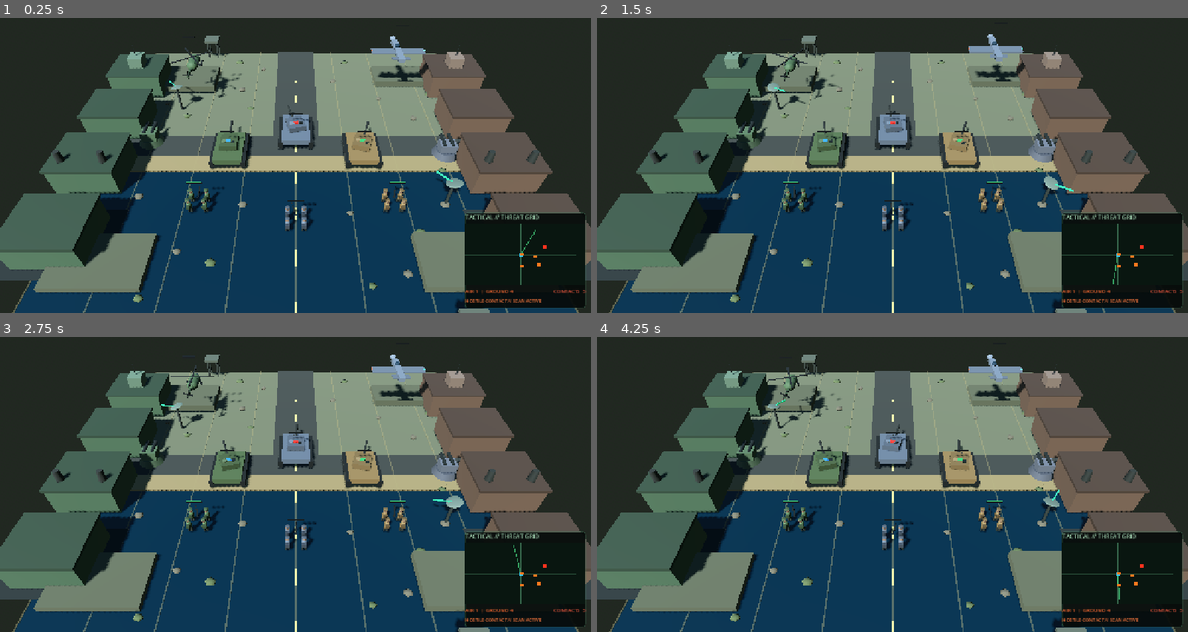
Above: before the commit, frames 1-4 (two rows, left to right).
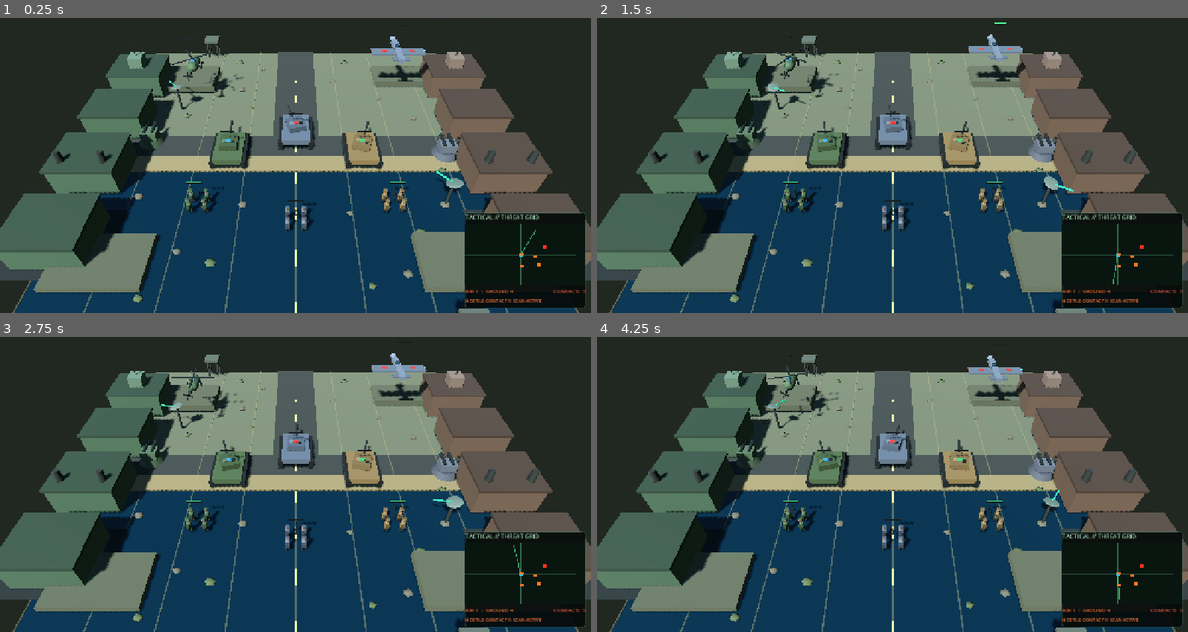
Above: after the commit, the same moments.

Repository: Jamalalbaroty/storm-generals-mobil
Game: Godot game, scene res://prototype_3d/battlefield_3d.tscn
Same seed, same stepped clock (60 frames per second), same inputs: the game is played once before the commit and once after it. This scene is started directly instead of the project's main scene.
Inputs (mouse positions are in pixels of both pictures, inside the frame that each line leads up to):
- Up to frame 1 (0.25 s): no input
- Up to frame 2 (1.5 s): move the mouse to (1022, 130) at 0.52 s; click (1022, 130) at 0.67 s; drag from (774, 162) to (862, 212) at 1.27 s
- Up to frame 3 (2.75 s): move the mouse to (354, 393) at 2.02 s; click (354, 393) at 2.17 s
- Up to frame 4 (4.25 s): drag from (862, 531) to (715, 416) at 2.77 s; move the mouse to (1069, 516) at 3.52 s; click (1069, 516) at 3.67 s

The runs differ from the first frame. In frame 1, 0.3% of the frame differs, in the area x 29-72%, y 6-27%; in frame 2, 0.3%; in frame 3, 0.4%, in the area x 28-73%, y 5-28%; in frame 4, 0.4%.

Commit message:
Add faction insignias to aircraft and naval units

Diff:
--- a/prototype_3d/battlefield_3d.gd
+++ b/prototype_3d/battlefield_3d.gd
@@ -469,6 +469,7 @@
 
 	var hull := MeshInstance3D.new()
 	hull.name = "Hull"
+	var faction_badge_parent: Node3D = vessel
 	if kind == "submarine":
 		var hull_mesh := CapsuleMesh.new()
 		hull_mesh.radius = 0.72
@@ -492,6 +493,7 @@
 		sail.position = Vector3(0.0, 0.78, 0.15)
 		sail.material_override = _make_armour_material(tint)
 		vessel.add_child(sail)
+		faction_badge_parent = sail
 		for side in [-1.0, 1.0]:
 			var fin := MeshInstance3D.new()
 			var fin_mesh := BoxMesh.new()
@@ -558,6 +560,16 @@
 			turret.position = Vector3(0.0, 1.0, turret_z)
 			turret.material_override = _make_armour_material(Color(0.18, 0.19, 0.17))
 			vessel.add_child(turret)
+
+	if kind == "submarine":
+		_add_faction_insignia(faction_badge_parent, faction_id, Vector3(0.0, 0.68, 0.15), Vector3(0.42, 0.10, 0.34))
+	else:
+		var badge_position := Vector3(-0.78, 0.70, -1.7)
+		if kind == "carrier":
+			badge_position = Vector3(-1.35, 0.98, -0.2)
+		elif kind == "landing_craft":
+			badge_position = Vector3(0.95, 0.72, -1.6)
+		_add_faction_insignia(vessel, faction_id, badge_position, Vector3(0.48, 0.08, 0.38))
 
 	if kind != "submarine":
 		_add_naval_propeller(vessel, "PropellerLeft", -0.72)
@@ -1206,6 +1218,7 @@
 	hull.rotation_degrees.x = 90.0
 	hull.material_override = _make_armour_material(tint)
 	helicopter.add_child(hull)
+	_add_faction_insignia(helicopter, faction_id, Vector3(0.0, 0.58, 0.25), Vector3(0.48, 0.07, 0.32))
 
 	var cockpit := MeshInstance3D.new()
 	var cockpit_mesh := SphereMesh.new()
@@ -1302,6 +1315,10 @@
 	wings.position.z = 0.15
 	wings.material_override = _make_armour_material(tint.darkened(0.12))
 	fighter.add_child(wings)
+	var left_faction_insignia := _add_faction_insignia(fighter, faction_id, Vector3(-1.65, 0.12, 0.15), Vector3(0.52, 0.07, 0.36))
+	left_faction_insignia.name = "FactionInsignia_Left"
+	var right_faction_insignia := _add_faction_insignia(fighter, faction_id, Vector3(1.65, 0.12, 0.15), Vector3(0.52, 0.07, 0.36))
+	right_faction_insignia.name = "FactionInsignia_Right"
 
 	var tail_wing := MeshInstance3D.new()
 	var tail_wing_mesh := BoxMesh.new()
